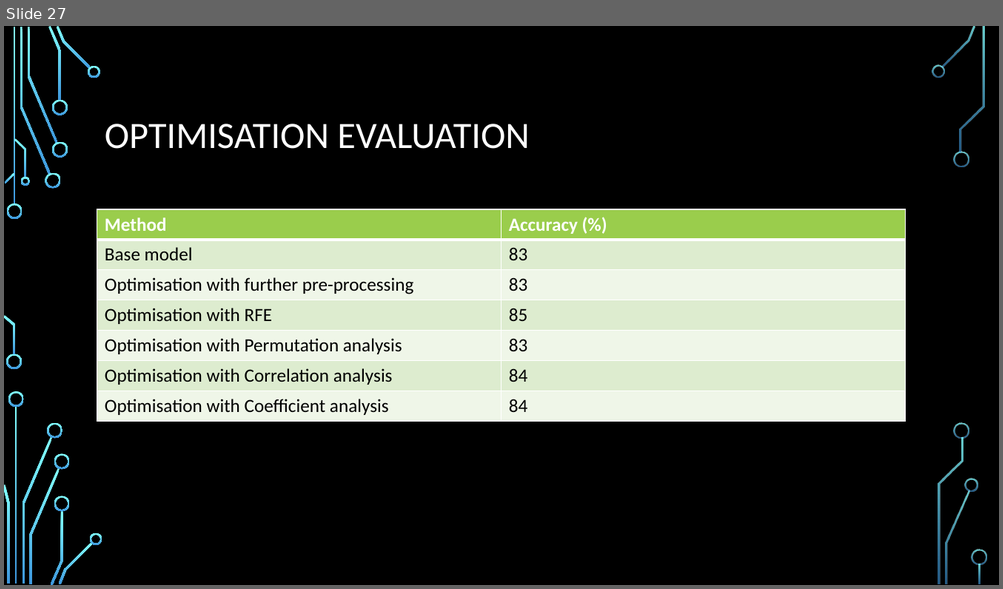
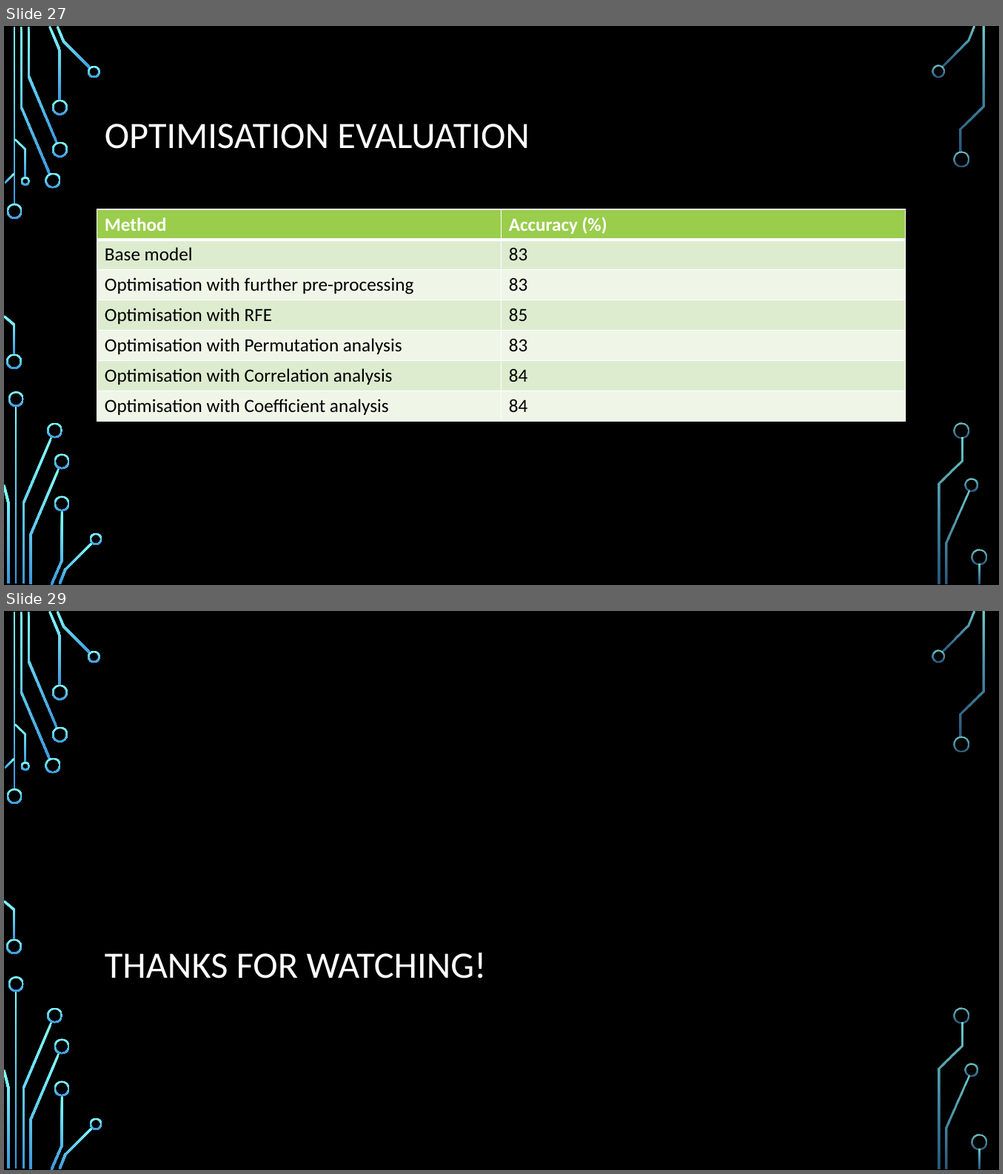
Before and after one commit to ddaniel2024/Project-4, a slide deck: Employee Attrition Prediction Presentation.pptx. Shown one above the other, each under a label of ours: slide 27 before the commit, slides 27 and 29 after it; the slides between them are not shown. The pictures are 1003x589 and 1003x1174 pixels, drawn with LibreOffice and Linux fonts; fonts in the diff are those of the drawing; background and template pictures are left out. Boxes give left, top, right and bottom in pixels: in the first picture for what was removed or moved away, otherwise in the second. Text is boxed around its words. In the diff, an @@ line names an element or a change of style, - is before the commit and + after.

```diff
--- a/Employee Attrition Prediction Presentation.pptx
+++ b/Employee Attrition Prediction Presentation.pptx
@@ slide 29 added at bbox=[4, 611, 999, 1170], background picture (left out); not listed: 36 template elements that a slide beside it also shows @@
@@ title added at bbox=[105, 953, 486, 979], 36 pt, text #FFFFFF @@
+THANKS FOR WATCHING!
```
Also in this commit, not shown: 1 slide changed, 1 other slide added, 1 slide removed, 4 other files.
